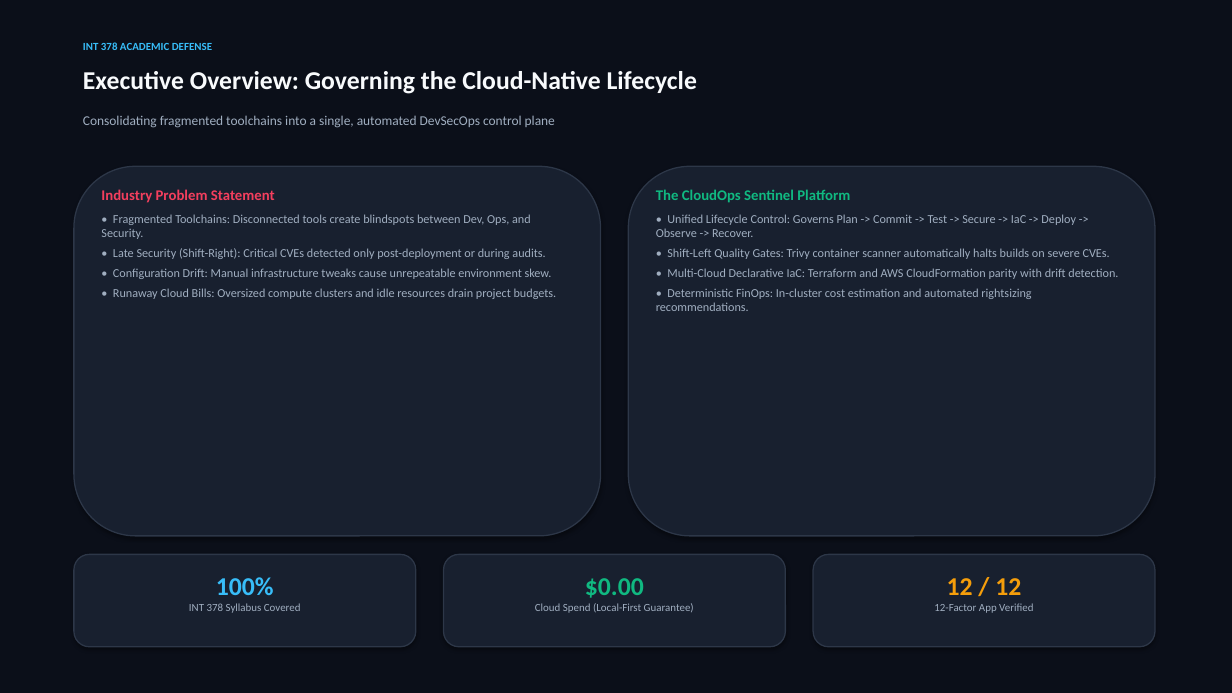
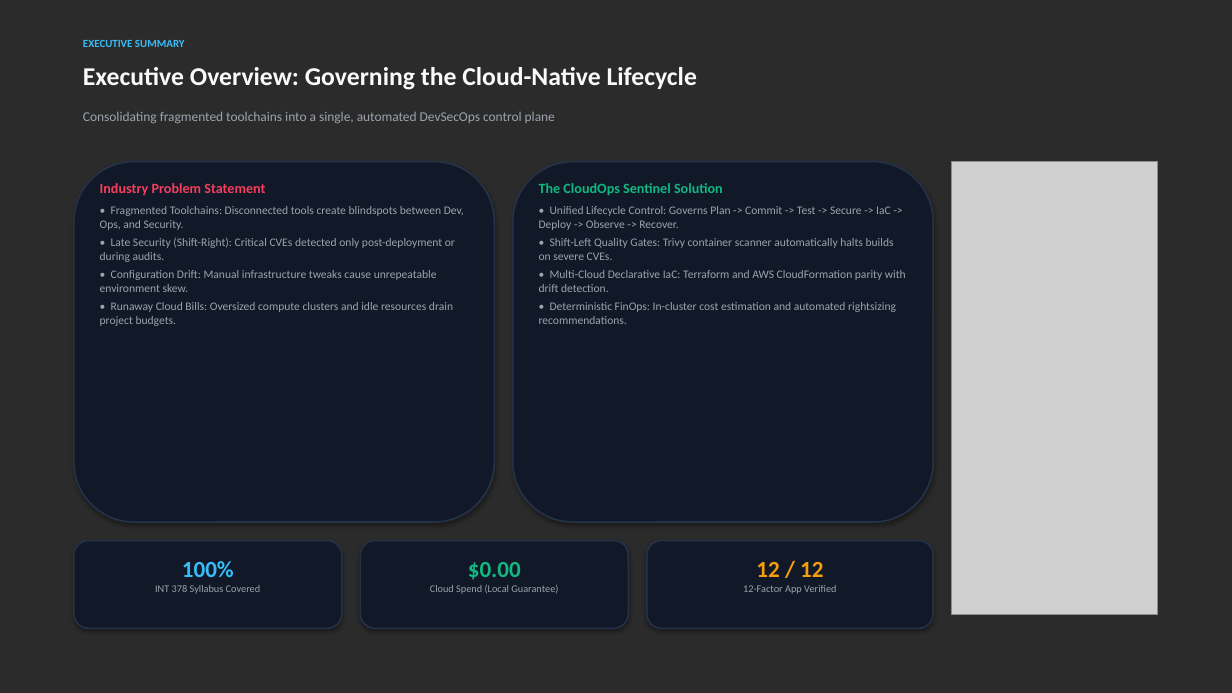
Before and after one commit to phanindra267/DevOps-WebApp, a slide deck: slide 2 of CloudOps_Sentinel_INT378_Presentation.pptx. Drawn at 1232x693 pixels with LibreOffice and Linux fonts; fonts in the diff are those of the drawing; grey boxes stand for pictures; background and template pictures are left out; a plain dark background stands for a picture behind light text. Boxes give left, top, right and bottom in pixels: in the first picture for what was removed or moved away, otherwise in the second. Text is boxed around its words. In the diff, an @@ line names an element or a change of style, - is before the commit and + after.

```diff
--- a/CloudOps_Sentinel_INT378_Presentation.pptx
+++ b/CloudOps_Sentinel_INT378_Presentation.pptx
@@ background #FFFFFF to picture (left out) @@
@@ rectangle removed at [0, 0, 1232, 693] @@
@@ text "Executive Overview: Governing the Cloud-Native ...": place and size @@
-text "Executive Overview: Governing the Cloud-Native ..." at [83, 71, 697, 94]
+text "Executive Overview: Governing the Cloud-Native ..." at [83, 67, 697, 90]
@@ text at [83, 40, 185, 47]: text changed @@
-INT 378 ACADEMIC DEFENSE
+EXECUTIVE SUMMARY
@@ text "Consolidating fragmented toolchains into a ..." at [83, 111, 555, 123]: text colour #A0AEC0 to #9CA3AF @@
@@ rounded rectangle: place and size @@
-rounded rectangle at [74, 166, 601, 536]
+rounded rectangle at [74, 162, 494, 522]
@@ text "Industry Problem Statement" at [100, 183, 464, 326]: size 11.5 to 11 pt in "Industry Problem Statement"; size 9.5 to 9 pt, text colour #A0AEC0 to #9CA3AF; less space between paragraphs @@
@@ rounded rectangle: place and size @@
-rounded rectangle at [628, 166, 1155, 536]
+rounded rectangle at [513, 162, 933, 522]
@@ text "The CloudOps Sentinel Solution": place and size @@
-text "The CloudOps Sentinel Solution" at [656, 189, 1118, 311]
+text "The CloudOps Sentinel Solution" at [539, 183, 906, 324]
@@ picture added at [952, 162, 1158, 615] @@
@@ text at [539, 183, 723, 195]: text changed; size 11.5 to 11 pt @@
-The CloudOps Sentinel Platform
+The CloudOps Sentinel Solution
@@ text at [539, 206, 906, 324]: size 9.5 to 9 pt, text colour #A0AEC0 to #9CA3AF @@
@@ text "100%": place and size @@
-text "100%" at [189, 577, 301, 613]
+text "100%" at [155, 561, 261, 594]
@@ text "100%" at [155, 561, 261, 594]: size 20 to 18 pt in "100%"; size 8.5 to 8 pt, text colour #A0AEC0 to #9CA3AF in "INT 378 Syllabus Covered" @@
@@ rounded rectangle: place and size @@
-rounded rectangle at [74, 555, 416, 647]
+rounded rectangle at [74, 541, 342, 628]
@@ fill #18202F to #111827; outline #2D3748 1 pt to #25334A 1.2 pt in 4 elements at [74, 162, 494, 522], [513, 162, 933, 522], [74, 541, 342, 628], [360, 541, 628, 628] @@
@@ text "$0.00": place and size @@
-text "$0.00" at [535, 578, 694, 613]
+text "$0.00" at [430, 562, 558, 594]
@@ rounded rectangle: place and size @@
-rounded rectangle at [444, 555, 786, 647]
+rounded rectangle at [360, 541, 628, 628]
@@ text at [468, 562, 521, 580]: size 20 to 18 pt in "$0.00" @@
@@ text "12 / 12": place and size @@
-text "12 / 12" at [934, 578, 1033, 613]
+text "12 / 12" at [743, 562, 836, 594]
@@ text "12 / 12" at [743, 562, 836, 594]: size 20 to 18 pt in "12 / 12"; size 8.5 to 8 pt, text colour #A0AEC0 to #9CA3AF in "12-Factor App Verified" @@
@@ rounded rectangle added at [647, 541, 933, 628], fill #111827, outline #25334A 1.2 pt @@
@@ rounded rectangle removed at [813, 555, 1155, 647] @@
@@ text at [430, 585, 558, 594]: text changed; size 8.5 to 8 pt; text colour #A0AEC0 to #9CA3AF @@
-Cloud Spend (Local-First Guarantee)
+Cloud Spend (Local Guarantee)
```
Also in this commit, not shown: 12 other slides changed, 35 other files.
